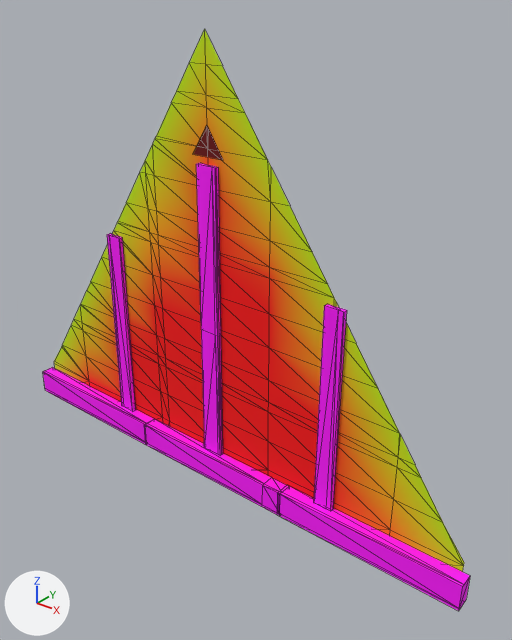
Two versions of the glTF model godot/art/world/house/gable4_p.glb, one commit apart.
Before and after are seen from a 50 mm lens placed at (3.04, -3.32, 3.48), pointed at (0.33, 0.07, 1.38). Every picture has the same lights, and +X, +Y and +Z are marked at lower left. The older version comes first. Mesh edges are drawn as thin lines. Vertices at exactly the same position are counted once.

Names of what the first picture shows: 'gable4_p'.
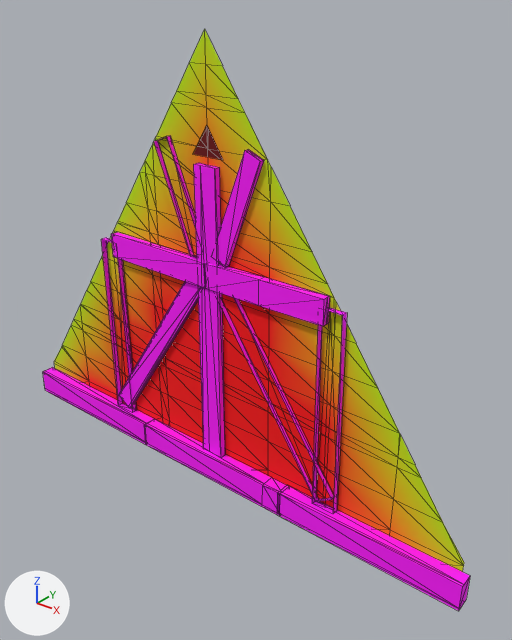
Scene script edits in JSON lines:
```json
{"block": "me_gable4_p", "where": "# used by ob_gable4_p; location = (0.0, 0.0, 0.0)"}
{"op": "remove", "block": "me_gable4_p", "code": "me_gable4_p.from_pydata(...)  # 229 vertices, 314 faces; spans x -2.04..2.05, y -0.11..0.0, z -0.01..3.2"}
{"op": "add", "block": "me_gable4_p", "code": "me_gable4_p.from_pydata(...)  # 284 vertices, 382 faces; spans x -2.04..2.05, y -0.11..0.0, z -0.01..3.2"}
{"block": "me_gable4_p", "change": "me_gable4_p part 1: a new loose piece of 16 vertices spanning x -0.01..0.95, y -0.06..0.0, z 1.56..1.75, in mat_wall_own"}
{"block": "me_gable4_p", "change": "me_gable4_p part 2: a new loose piece of 14 vertices spanning x -1.07..-0.03, y -0.04..0.0, z 0.21..1.65, in mat_wall_own"}
{"block": "me_gable4_p", "change": "me_gable4_p part 3"}
{"block": "me_gable4_p", "change": "34 vertices are removed from x -1.05..1.08, y -0.04..0.0, z 0.19..2.4"}
{"block": "me_gable4_p", "change": "52 faces are deleted"}
{"block": "me_gable4_p", "change": "10 vertices move from x -0.91..1.04, y -0.04..0.0, z 0.19..1.7 to x -0.91..1.09, y -0.05..0.0, z 0.19..1.68"}
{"block": "me_gable4_p", "change": "43 vertices are added at x -1.08..1.07, y -0.06..0.0, z 0.19..2.54"}
{"block": "me_gable4_p", "change": "16 new vertices lie (0.0, 0.04, 0.0) away from vertices in x -0.94..1.07, y -0.06..-0.04, z 0.21..2.54"}
{"block": "me_gable4_p", "change": "84 new faces join them"}
```

Changed parts and their boxes (x1, y1, x2, y2) in the pictures (512 x 640 px):
```json
{"part": 1, "of": "me_gable4_p", "change": "added", "after": [204, 264, 330, 326], "on screen": "pink"}
{"part": 2, "of": "me_gable4_p", "change": "added", "after": [119, 282, 198, 408], "on screen": "pink"}
{"part": 3, "of": "me_gable4_p", "change": "built on", "before": [107, 163, 347, 511], "after": [101, 136, 347, 503]}
```
